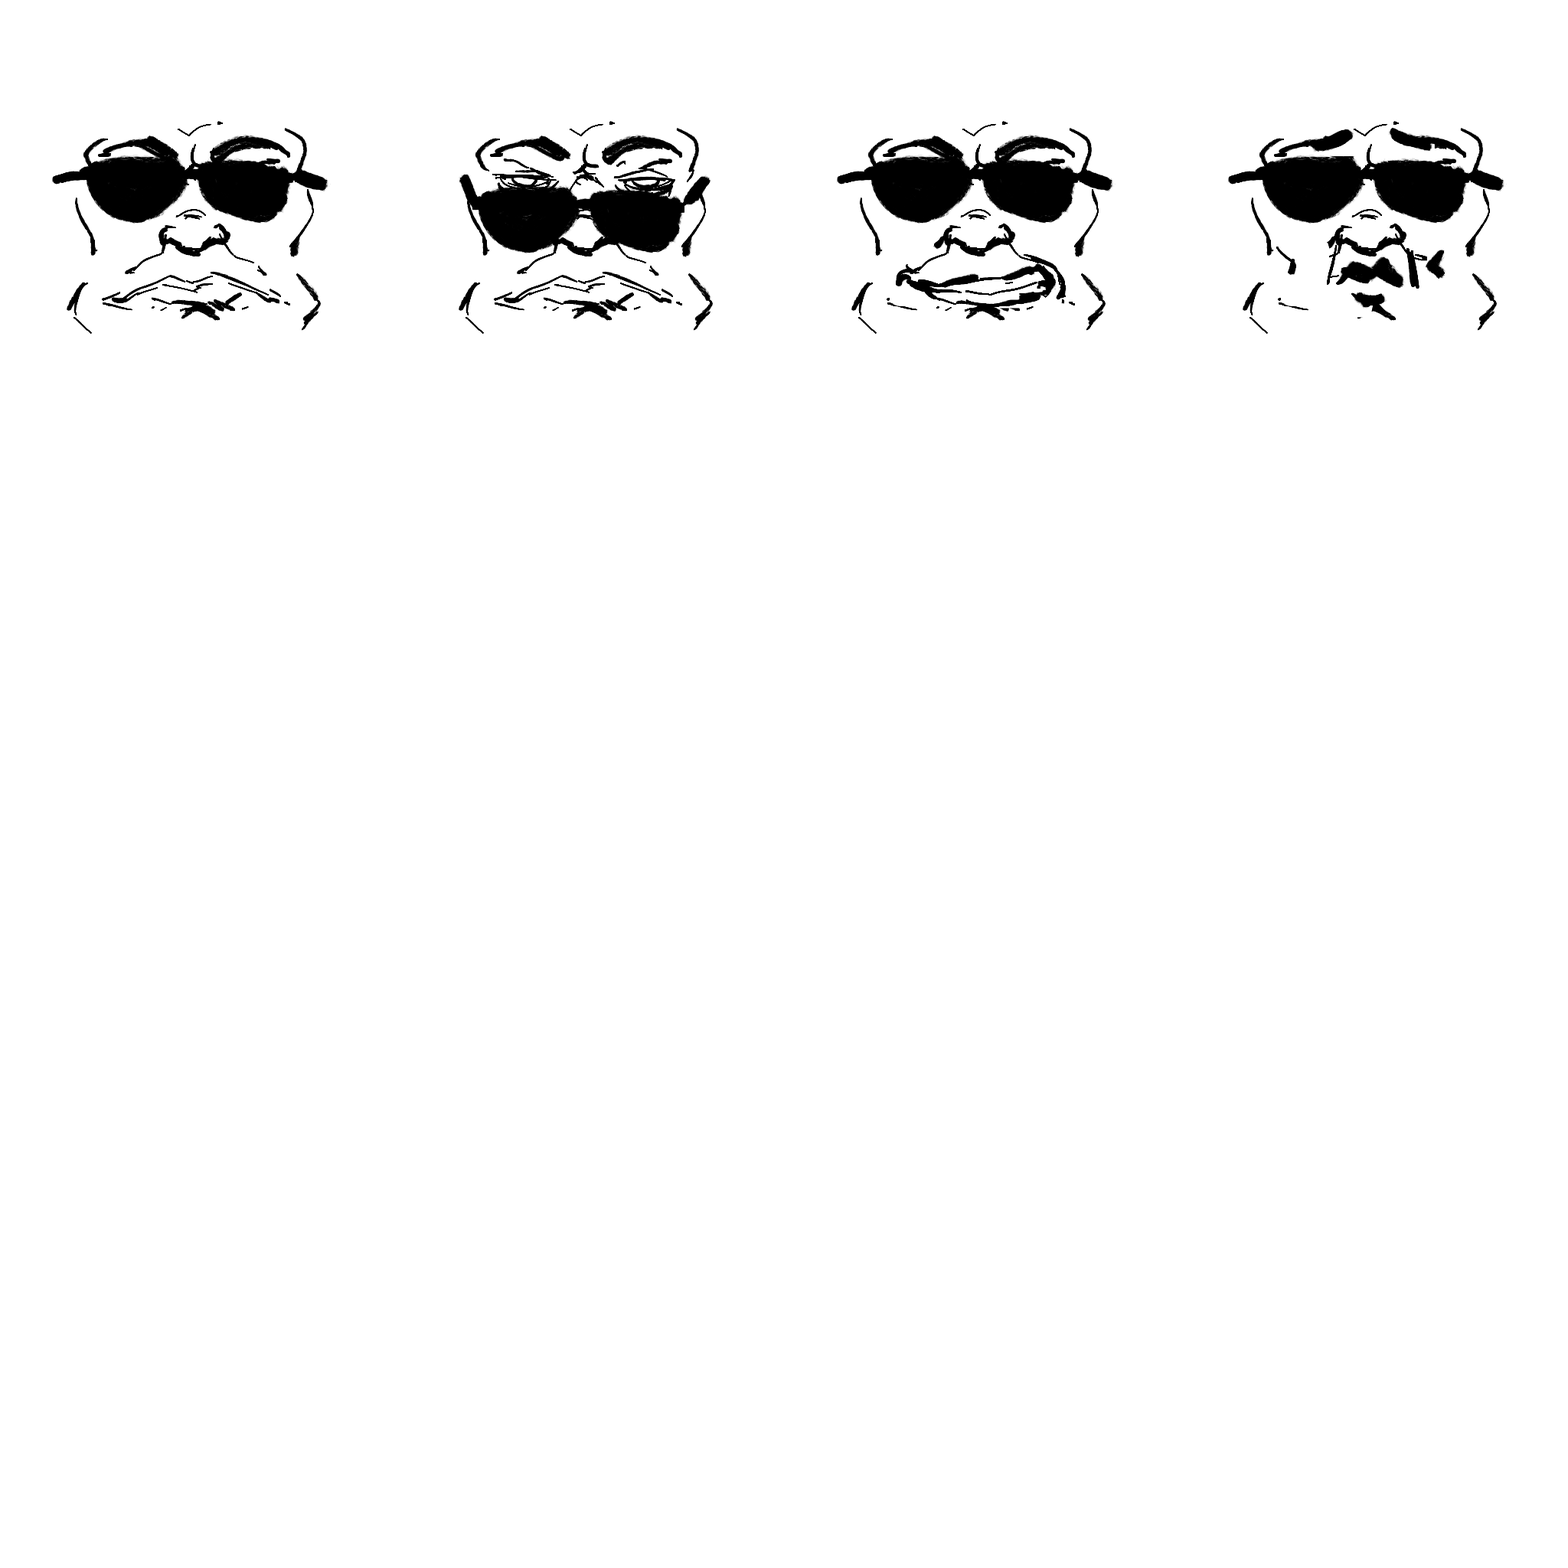
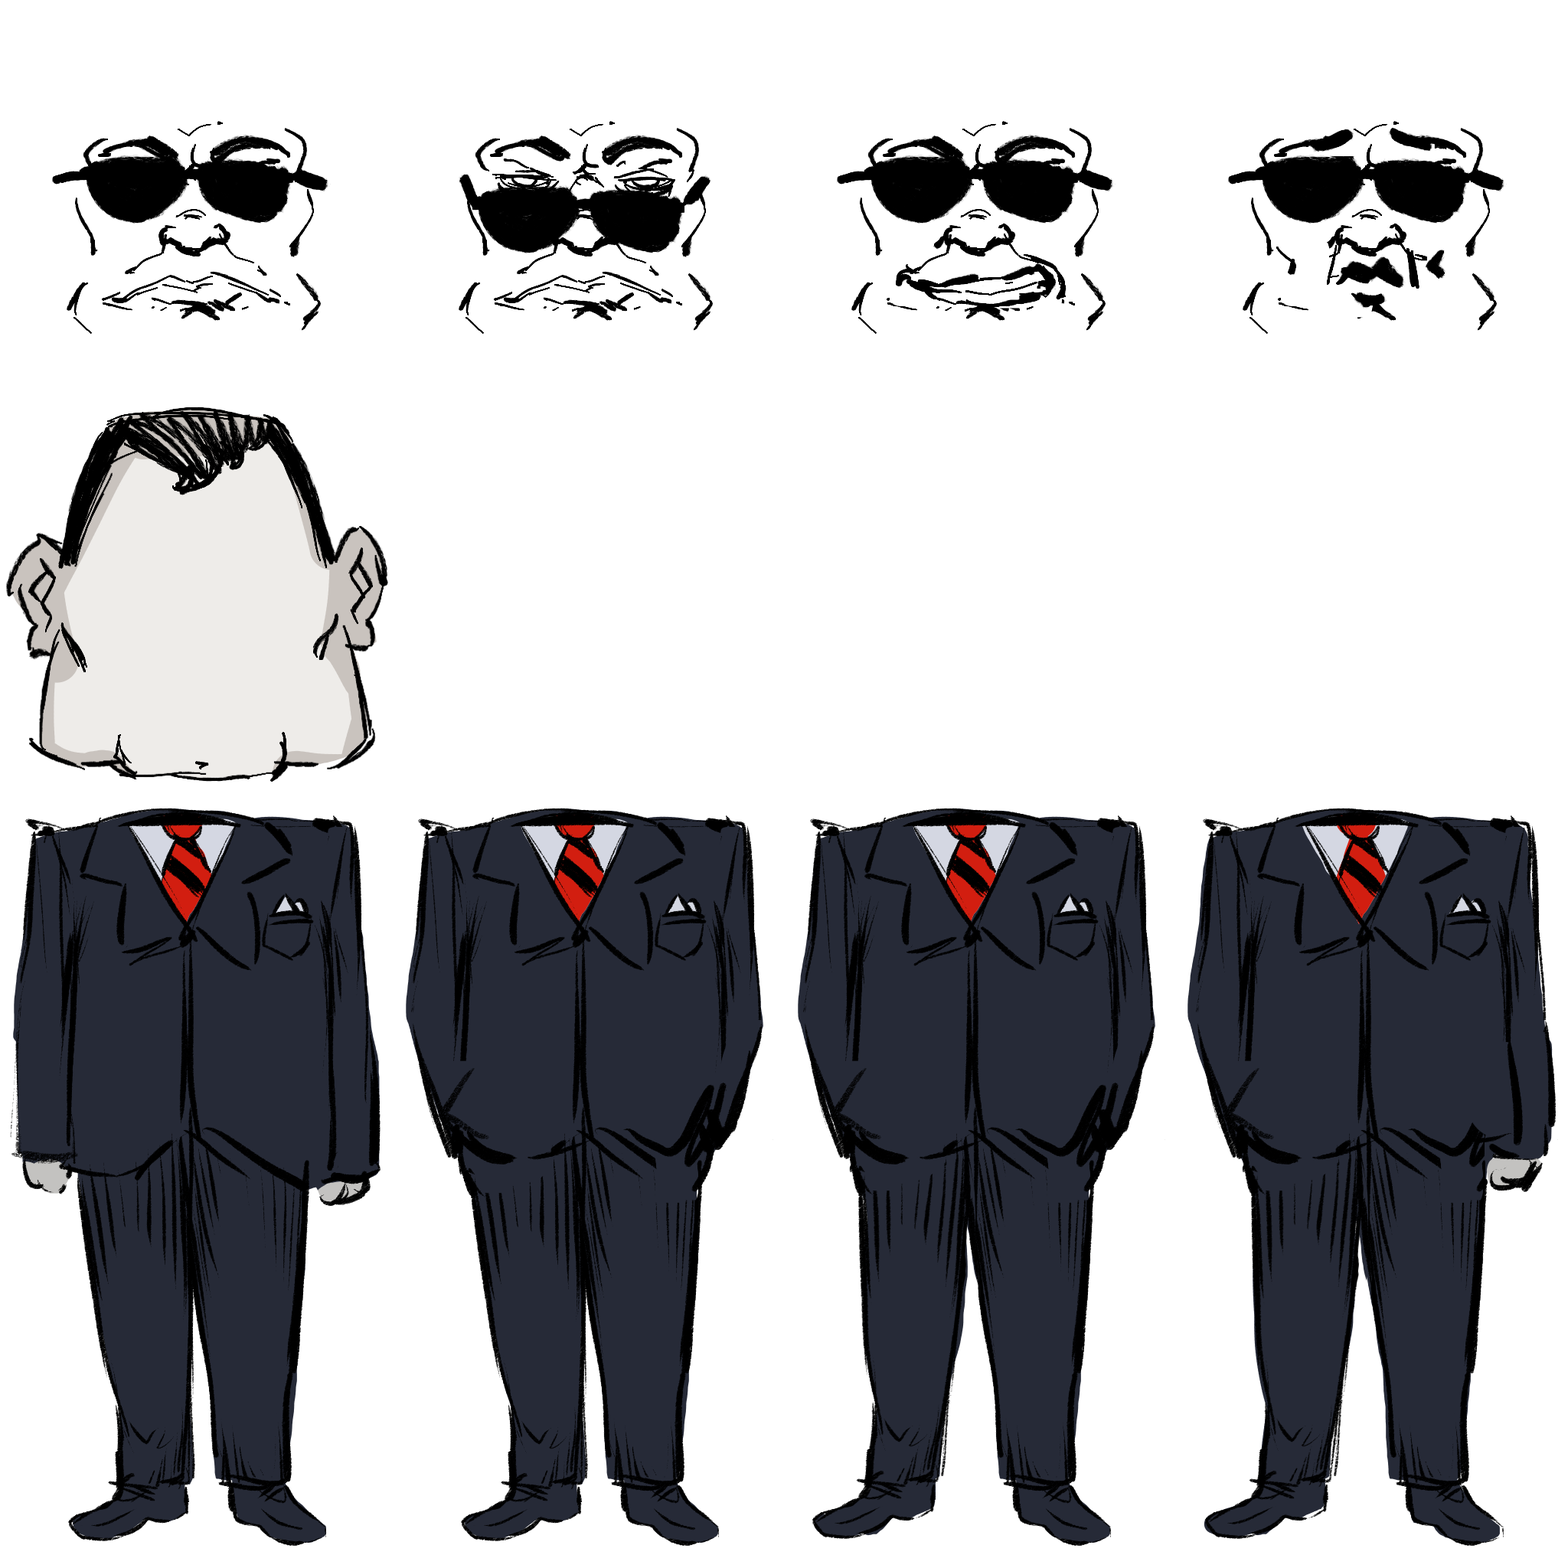
Layer changes from the first (1568, 1568) image to the second:
added group "Group 11" with 24 layers above "Group 2" over [6, 406, 389, 782]
added group "Group 7" with 5 layers in group "Group 11" over [94, 406, 294, 441]
added group "Group 12" with 2 layers in group "Group 7" over [94, 406, 294, 441]
added layer "Paint Layer 11" in group "Group 12" over [94, 406, 294, 441]
added group "bigbouse" with 9 layers in group "Group 11" over [6, 406, 389, 782]
added layer "Copy of Paint Layer 6" (1st of 3, in "Group 11" › "bigbouse") in group "bigbouse" over [6, 406, 389, 782]
added layer "Copy of Paint Layer 6" (2nd of 3, in "Group 11" › "bigbouse") in group "bigbouse" over [6, 406, 389, 782]
added layer "Copy of Paint Layer 6" (3rd of 3, in "Group 11" › "bigbouse") in group "bigbouse" over [6, 406, 389, 782]
added layer "Paint Layer 6" (2nd of 2, in "Group 11" › "bigbouse") in group "bigbouse" over [6, 406, 389, 782]
added group "Group 8" with 4 layers in group "bigbouse" over [6, 406, 389, 782]
added layer "Copy of Paint Layer 7 Merged" (1st of 3, in "Group 11" › "bigbouse" › "Group 8") in group "Group 8" over [6, 406, 389, 782]
added layer "Copy of Paint Layer 7 Merged" (2nd of 3, in "Group 11" › "bigbouse" › "Group 8") in group "Group 8" over [6, 406, 389, 782]
added layer "Copy of Paint Layer 7 Merged" (3rd of 3, in "Group 11" › "bigbouse" › "Group 8") in group "Group 8" over [6, 406, 389, 782]
added layer "Paint Layer 7 Merged" in group "Group 8" over [6, 406, 389, 782]